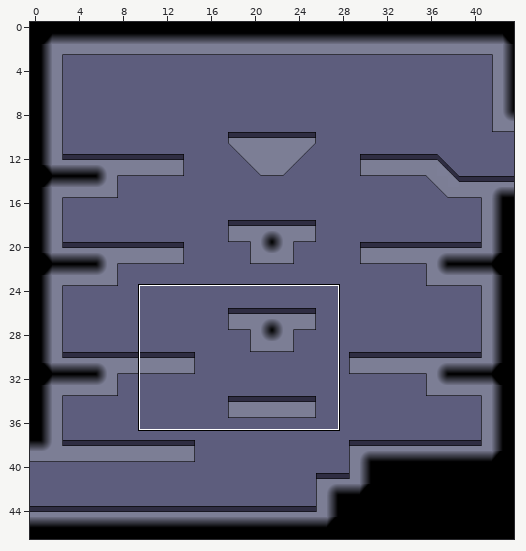
LDtk project: Darkrise/Assets/Levels/ryoDemoLevel.ldtk. Above, an overview of the earlier version with the close-up marked.
Close-up. As it was:
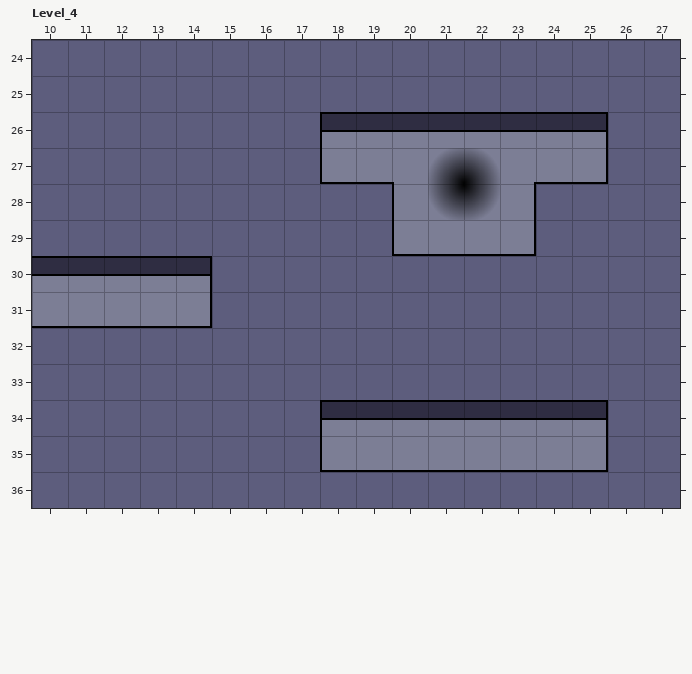
Cells are 60x60 px. Shown: Level_4 x 10..27, y 24..36. The commit also changed other parts of the map, which this record leaves out.
After the commit:
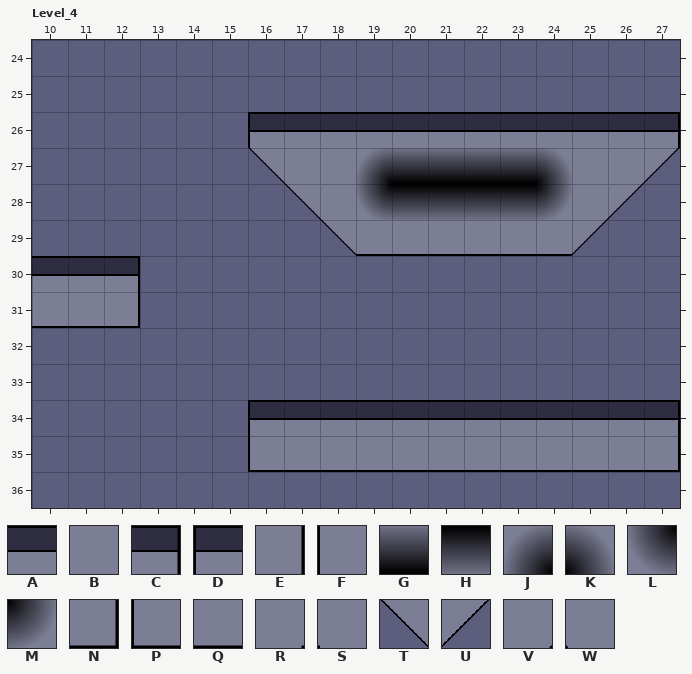
Key: from "Darkrise_Tilemap_5_4": A 0, B 2, C 6, D 6 flipped left-right, E 24, F 24 flipped left-right, G 36 flipped left-right, H 36 flipped up-down, J 38, K 38 flipped left-right, L 38 flipped up-down, M 38 turned 180, N 42, P 42 flipped left-right, Q 60 flipped up-down, R 98, S 98 flipped left-right, T 126 flipped up-down, U 126 turned 180, V 134, W 134 flipped left-right.
_ is an empty cell, . an unchanged one.
The edit:
--- layer "Tiles"
@@ x 12..27 @@
-26 ....__D......C__
-27 ....__PQSJKRQN__
-28 .....___FLME___.
-29 ......__P..N__..
-30 AAC.............
-31 QQN.............
+26 ....DAA......AAC
+27 ....TWBJGGGGKBVU
+28 .....TWLHHHHMVU.
+29 ......TQQ..QQU..
+30 C__.............
+31 N__.............
@@ x 16..27 @@
-34 __D......C__
-35 __P......N__
+34 DAA......AAC
+35 PQQ......QQN
Where, in picture pixels (left, top, right, bottom), the same in both close-ups:
changed: (248, 112, 680, 256)
changed: (138, 256, 212, 328)
changed: (248, 400, 322, 472)
changed: (606, 400, 680, 472)
